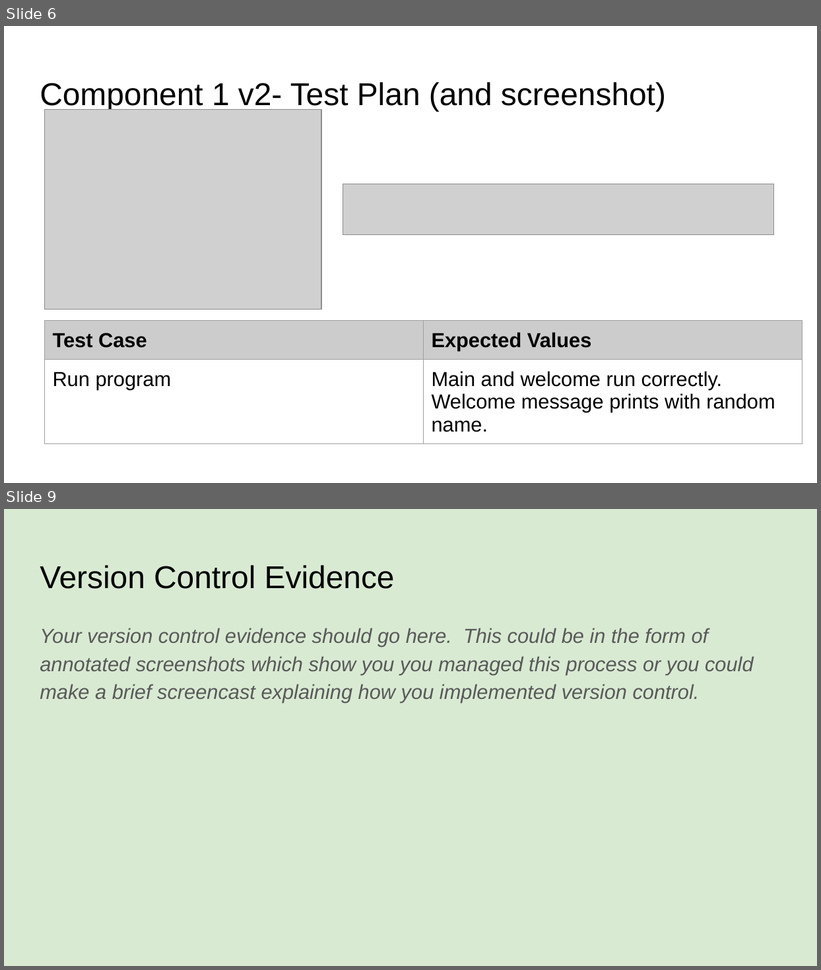
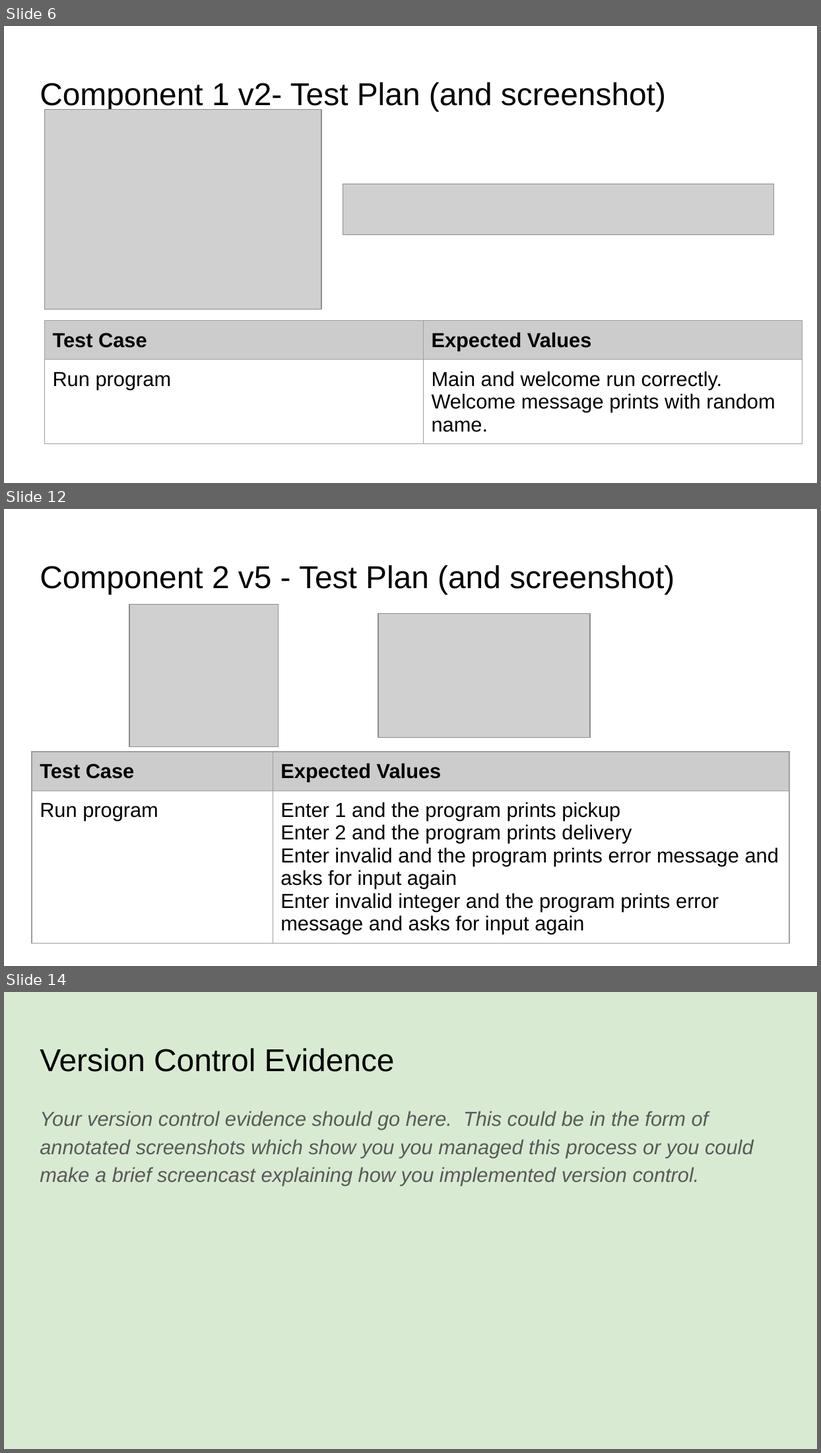
Before and after one commit to KaitlinEus/Pizza_bot, a slide deck: Python.pptx. Shown one above the other, each under a label of ours: slides 6 and 9 before the commit, slides 6, 12 and 14 after it; the slides between them are not shown. The pictures are 821x970 and 821x1453 pixels, drawn with LibreOffice and Linux fonts; fonts in the diff are those of the drawing; grey boxes stand for pictures. Boxes give left, top, right and bottom in pixels: in the first picture for what was removed or moved away, otherwise in the second. Text is boxed around its words. In the diff, an @@ line names an element or a change of style, - is before the commit and + after.

Commit message:
Created pickup or delivery menu
Created different versions of menu, refining it.

```diff
--- a/Python.pptx
+++ b/Python.pptx
@@ slide 12 added at [4,509,817,966], background #FFFFFF @@
@@ title added at [40,565,675,594], 28 pt, text #000000 @@
+Component 2 v5 - Test Plan (and screenshot)
@@ picture added at [129,605,278,747] @@
@@ picture added at [378,614,590,737] @@
@@ table added at [32,752,789,955], 2 rows, 2 columns @@
+Test Case | Expected Values
+Run program | Enter 1 and the program prints pickup / Enter 2 and the program prints delivery / Enter invalid and the program prints error message and asks for input again / Enter invalid integer and the program prints error message and asks for input again
@@ what was slide 9 is now slide 14 @@
```
Also in this commit, not shown: 3 slides changed, 4 other slides added, 5 other files.
